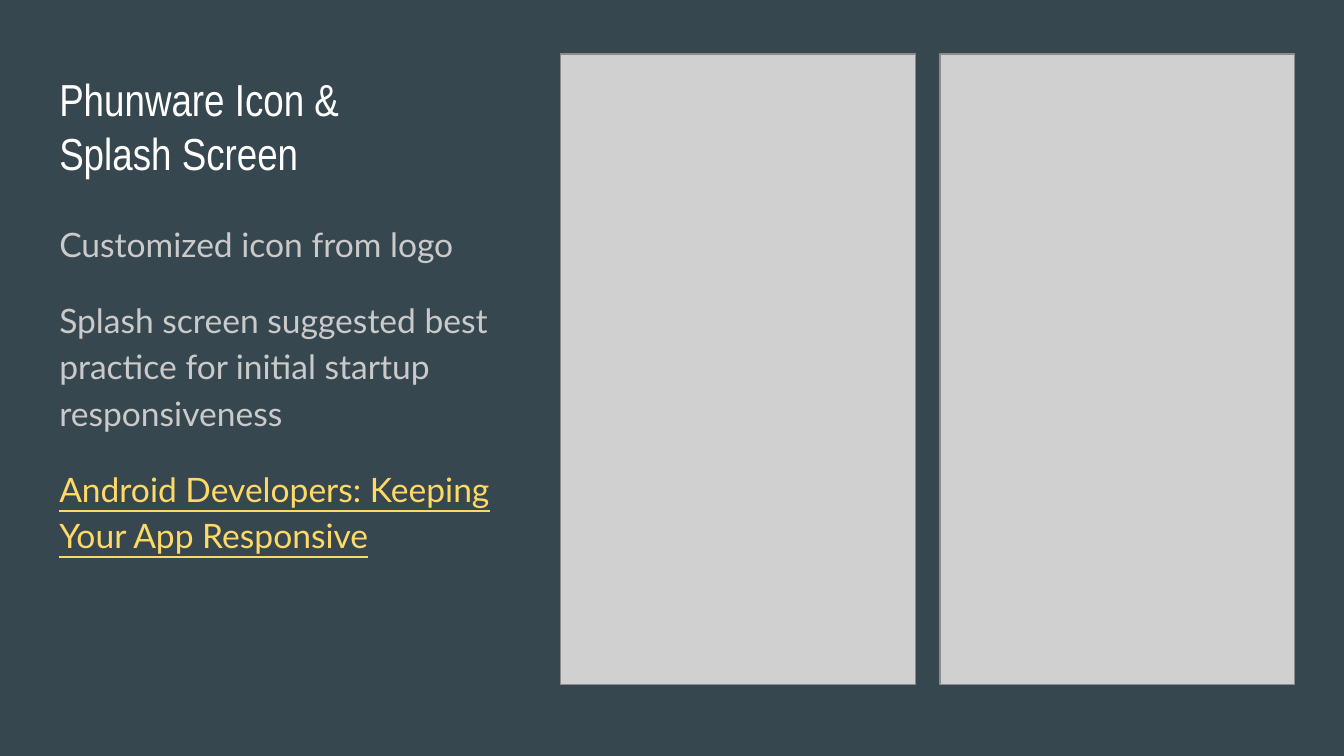
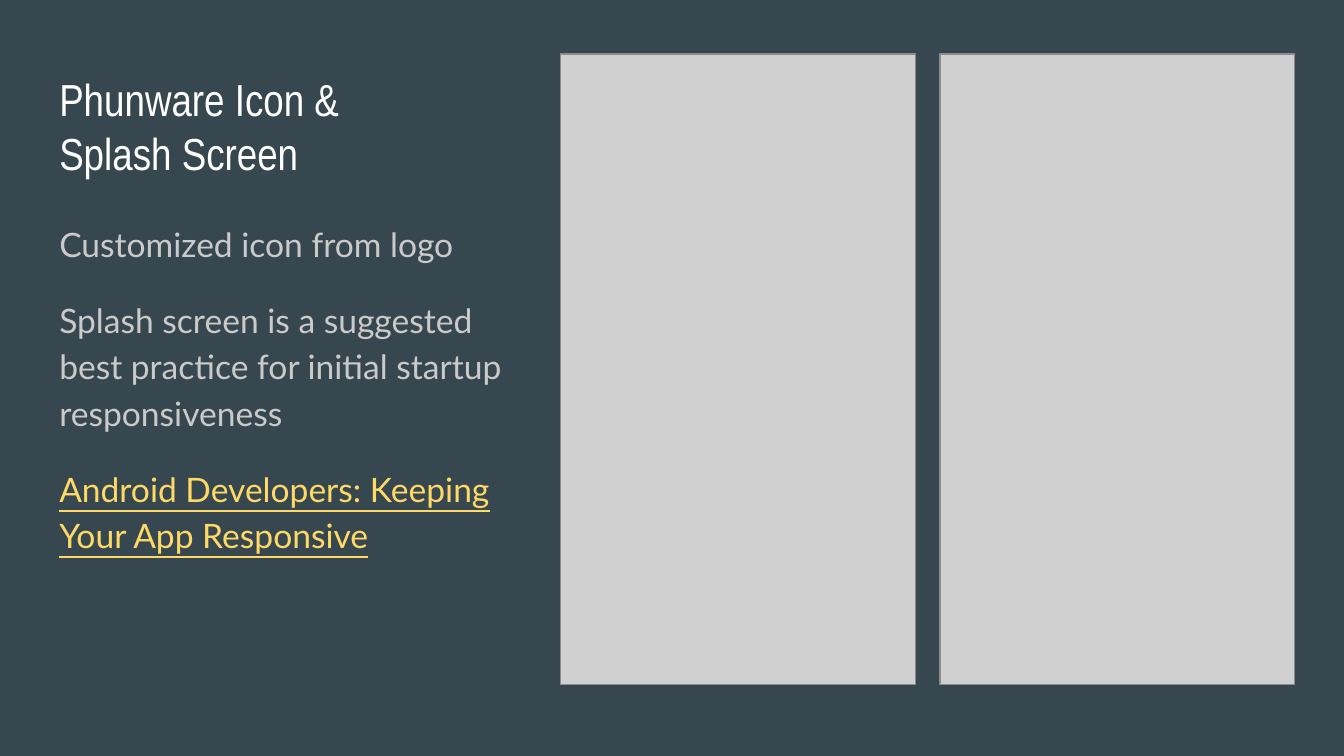
Before and after one commit to laurenyew/WeatherApp, a slide deck: slide 12 of Phunware_Weather_App_Presentation.pptx. Drawn at 1344x756 pixels with LibreOffice and Linux fonts; fonts in the diff are those of the drawing; grey boxes stand for pictures. Boxes give left, top, right and bottom in pixels: in the first picture for what was removed or moved away, otherwise in the second. Text is boxed around its words. In the diff, an @@ line names an element or a change of style, - is before the commit and + after.

```diff
--- a/Phunware_Weather_App_Presentation.pptx
+++ b/Phunware_Weather_App_Presentation.pptx
@@ text at <box>59,308,501,432</box>: text changed @@
-Splash screen suggested best practice for initial startup responsiveness
+Splash screen is a suggested best practice for initial startup responsiveness
```
Also in this commit, not shown: 3 other slides changed.
